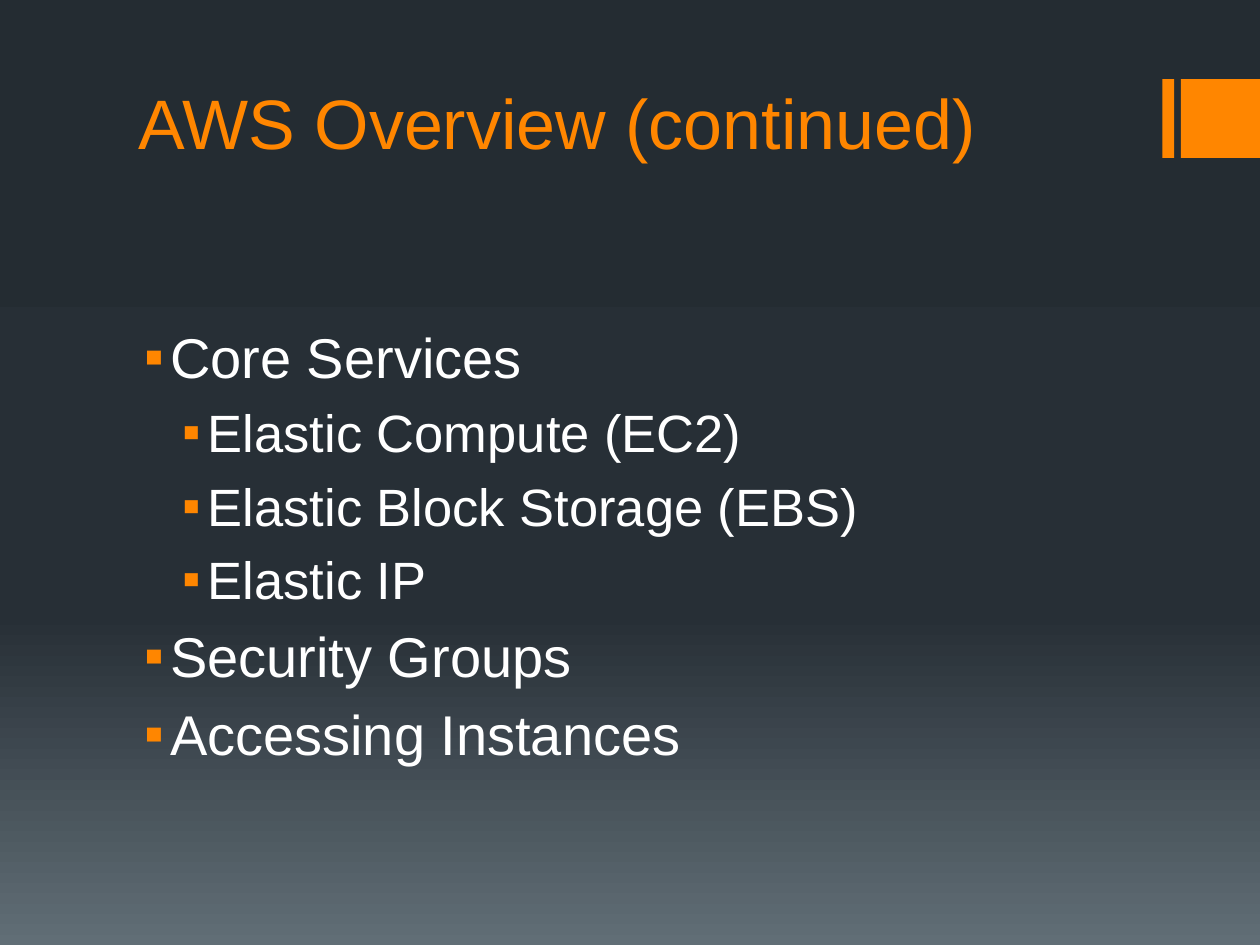
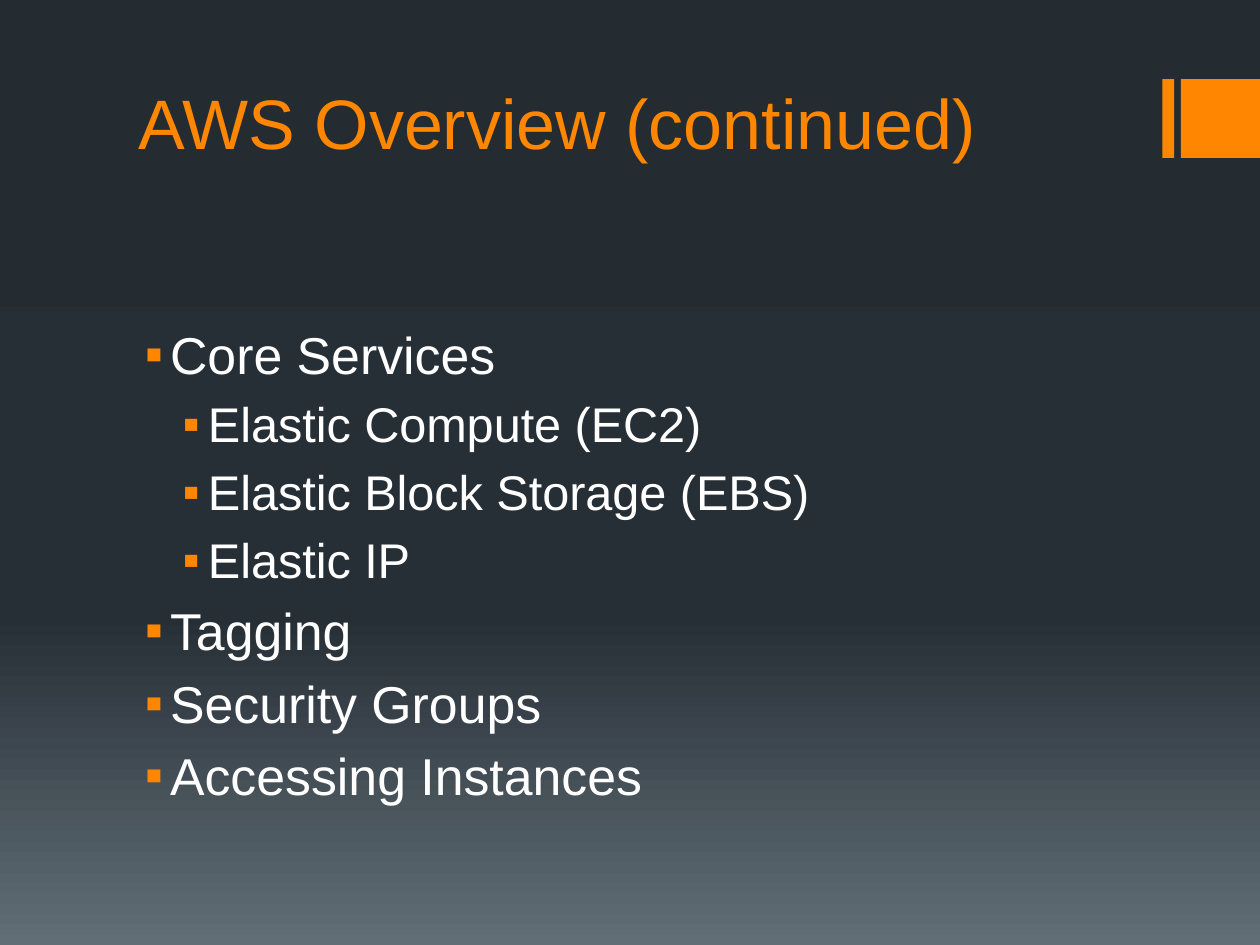
Before and after one commit to 2mind/aws-provisioning, a slide deck: slide 5 of aws_provisioning.pptx. Drawn at 1260x945 pixels with LibreOffice and Linux fonts; fonts in the diff are those of the drawing; background and template pictures are left out. Boxes give left, top, right and bottom in pixels: in the first picture for what was removed or moved away, otherwise in the second. Text is boxed around its words. In the diff, an @@ line names an element or a change of style, - is before the commit and + after.

```diff
--- a/aws_provisioning.pptx
+++ b/aws_provisioning.pptx
@@ text at <box>170,336,809,806</box>: size 32 to 29.6 pt in "Core Services", "Security Groups", "Accessing Instances"; size 30 to 27.8 pt in "Elastic Compute (EC2)", "Elastic Block Storage (EBS)", "Elastic IP" @@
@@ text at <box>170,612,351,661</box>: paragraph added @@
+▪ Tagging
```
Also in this commit, not shown: 7 other slides changed, 2 slides added.
